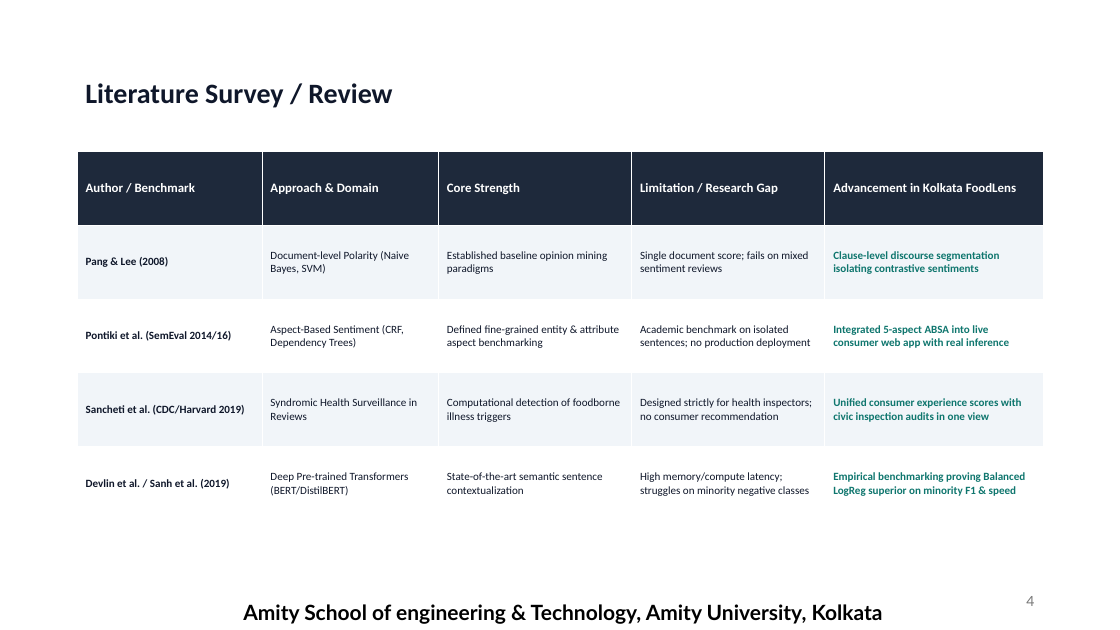
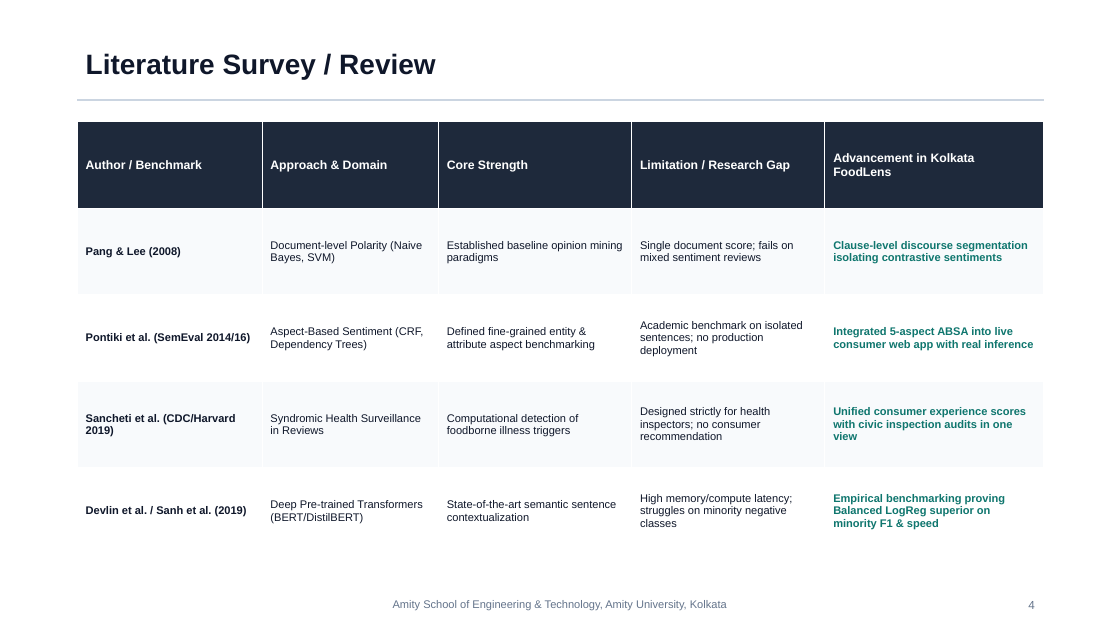
Before and after one commit to tanimnaha/food-review-intelligence, a slide deck: slide 4 of presentation/Kolkata_FoodLens_Minor_Project_Presentation.pptx. Drawn at 1120x630 pixels with LibreOffice and Linux fonts; fonts in the diff are those of the drawing. Boxes give left, top, right and bottom in pixels: in the first picture for what was removed or moved away, otherwise in the second. Text is boxed around its words. In the diff, an @@ line names an element or a change of style, - is before the commit and + after.

Commit message:
fix(presentation): refine slide design to human publication-grade light theme eliminating empty card containers and unifying typographic alignment

```diff
--- a/presentation/Kolkata_FoodLens_Minor_Project_Presentation.pptx
+++ b/presentation/Kolkata_FoodLens_Minor_Project_Presentation.pptx
@@ title "Literature Survey / Review" at <box>86,53,435,79</box>: font Calibri to Arial @@
@@ rectangle added at <box>77,99,1044,100</box>, fill #CBD5E1, outline #CBD5E1 0.5 pt @@
@@ table at <box>77,122,1044,555</box> @@
@@ fill #F1F5F9 to #F8FAFC in 10 cells @@
@@ size 11 to 10.5 pt in "Author / Benchmark", "Approach & Domain", "Core Strength", "Limitation / Research Gap" and 1 more places @@
@@ font Calibri to Arial @@
@@ table: place and size @@
-table at <box>77,151,1044,521</box>
+table at <box>77,122,1044,555</box>
@@ text "Amity School of Engineering & ..." at <box>393,600,727,611</box>: vertical alignment top to middle @@
@@ text "4" at <box>1028,601,1034,609</box>: size 12 to 10 pt, font Lato to Arial, text colour #797979 to #64748B @@
@@ text at <box>393,600,727,611</box>: text changed; size 18 to 9.5 pt; font Lato to Arial; text colour #000000 to #64748B; bold off @@
-Amity School of engineering & Technology, Amity University, Kolkata
+Amity School of Engineering & Technology, Amity University, Kolkata
```
Also in this commit, not shown: 9 other slides changed, 4 other files.
